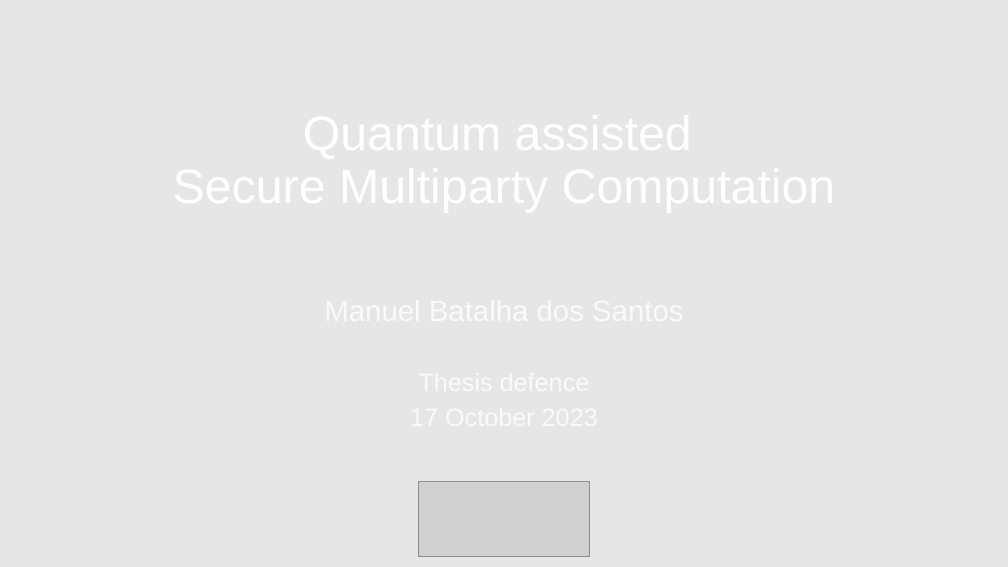
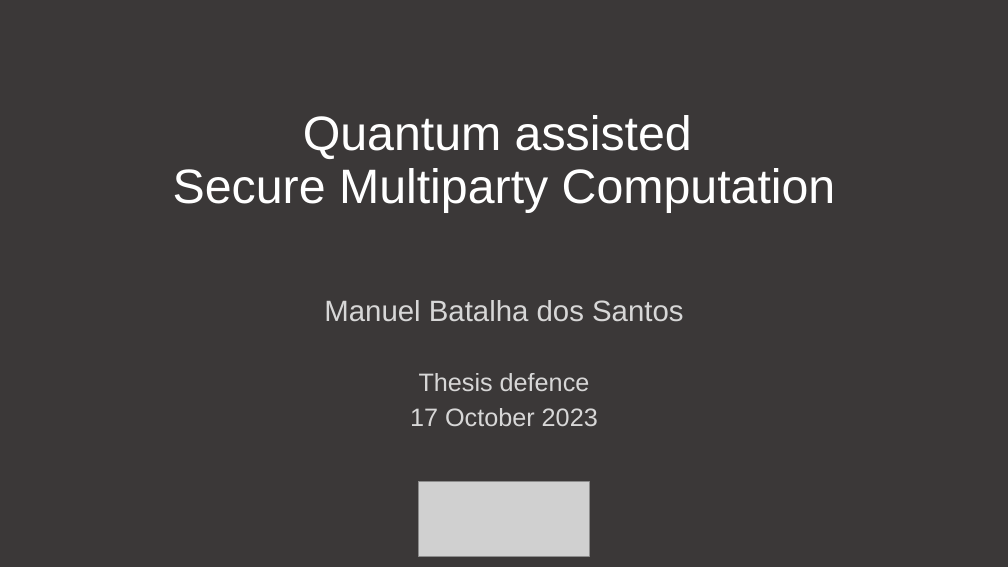
Before and after one commit to manel1874/PhD-thesis, a slide deck: slide 1 of thesis_defense/Thesis_presentation.pptx. Drawn at 1008x567 pixels with LibreOffice and Linux fonts; fonts in the diff are those of the drawing; grey boxes stand for pictures; background and template pictures are left out. Boxes give left, top, right and bottom in pixels: in the first picture for what was removed or moved away, otherwise in the second. Text is boxed around its words. In the diff, an @@ line names an element or a change of style, - is before the commit and + after.

```diff
--- a/thesis_defense/Thesis_presentation.pptx
+++ b/thesis_defense/Thesis_presentation.pptx
@@ background picture (left out) to #3B3838 @@
```
Also in this commit, not shown: 1 other slide changed, 12 slides added, 5 other files.
